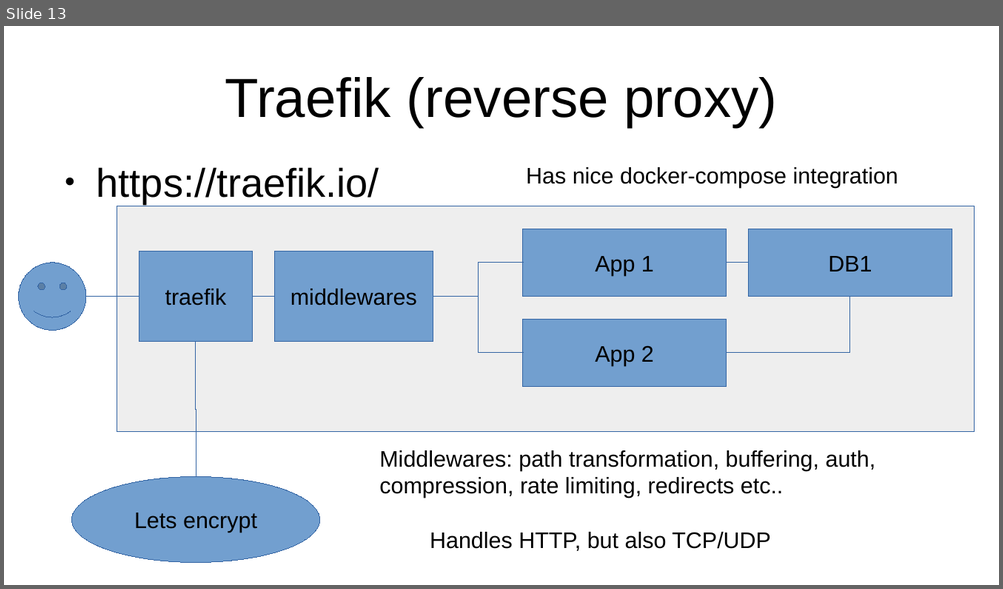
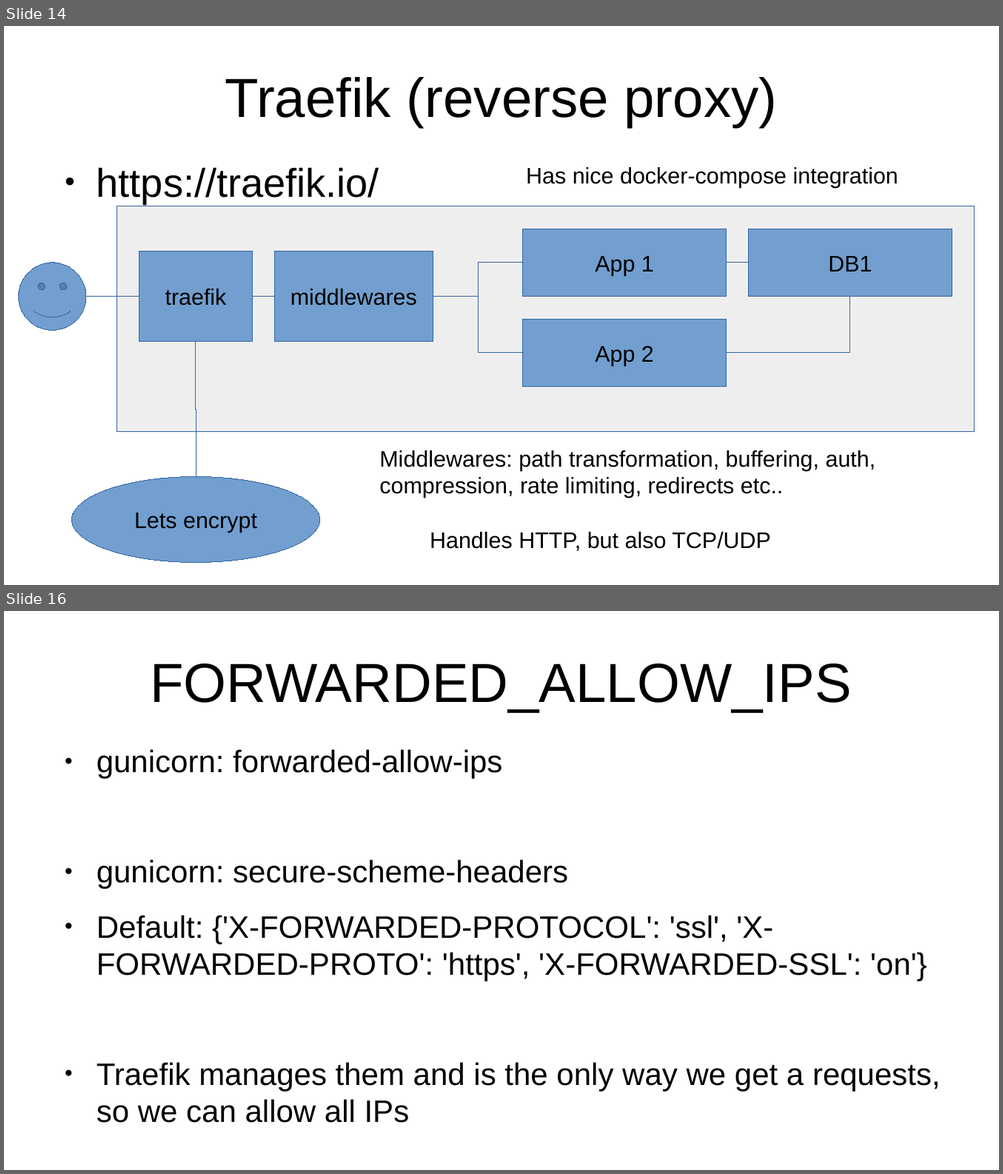
Before and after one commit to lazka/pygraz-traefik, a slide deck: presentation/pres.odp. Shown one above the other, each under a label of ours: slide 13 before the commit, slides 14 and 16 after it; the slides between them are not shown. The pictures are 1003x589 and 1003x1174 pixels, drawn with LibreOffice and Linux fonts; fonts in the diff are those of the drawing. Boxes give left, top, right and bottom in pixels: in the first picture for what was removed or moved away, otherwise in the second. Text is boxed around its words. In the diff, an @@ line names an element or a change of style, - is before the commit and + after.

```diff
--- a/presentation/pres.odp
+++ b/presentation/pres.odp
@@ slide 16 added at (4,611,999,1170), background #FFFFFF @@
@@ title added at (150,664,851,712), 44 pt, text #000000 @@
+FORWARDED_ALLOW_IPS
@@ text added at (96,749,940,1123), 24.8 pt, text #000000 @@
+● gunicorn: forwarded-allow-ips
+● gunicorn: secure-scheme-headers
+● Default: {'X-FORWARDED-PROTOCOL': 'ssl', 'X-FORWARDED-PROTO': 'https', 'X-FORWARDED-SSL': 'on'}
+● Traefik manages them and is the only way we get a requests, so we can allow all IPs
@@ what was slide 13 is now slide 14 @@
```
Also in this commit, not shown: 4 slides changed, 5 other slides added, 2 other files.
